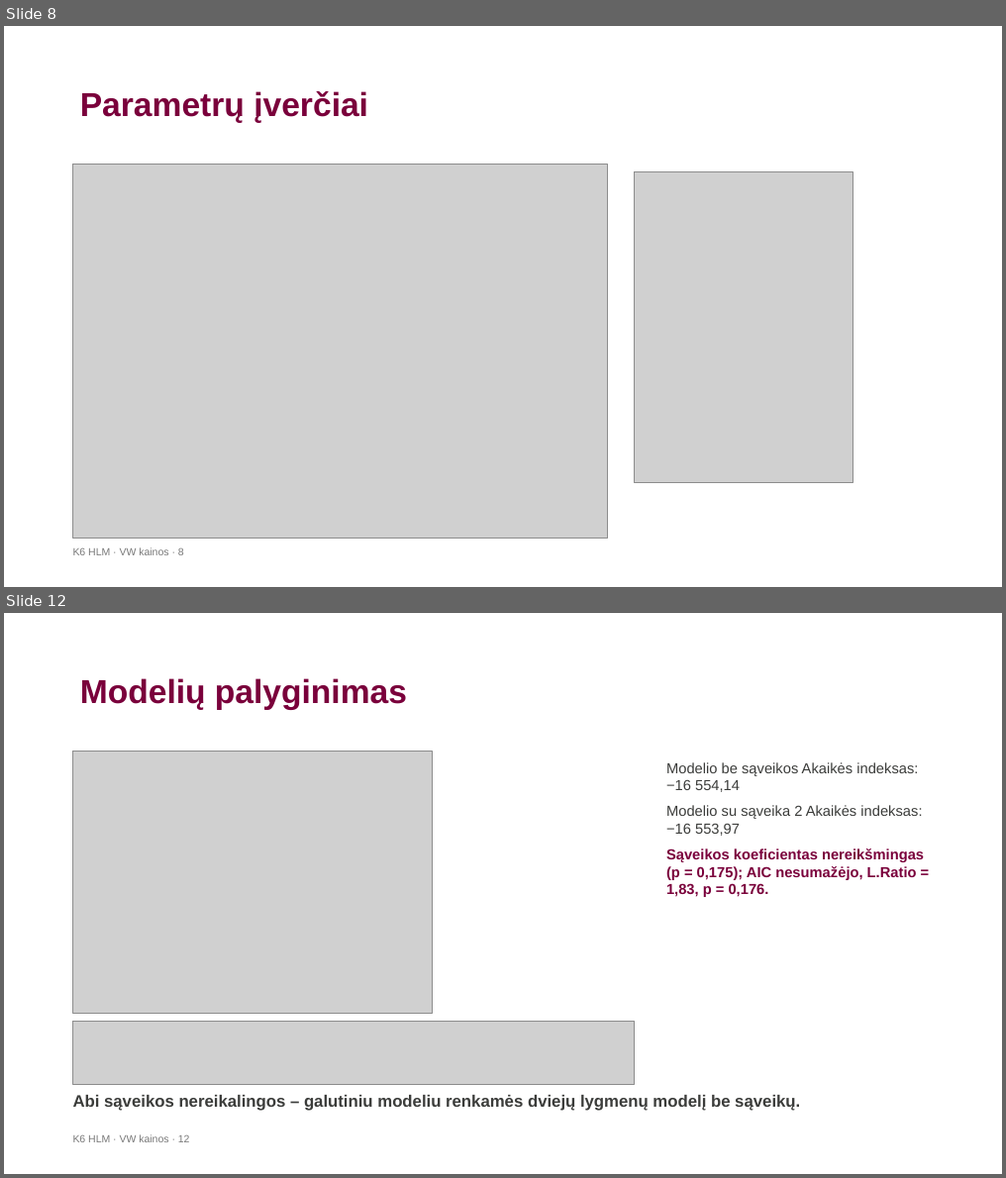
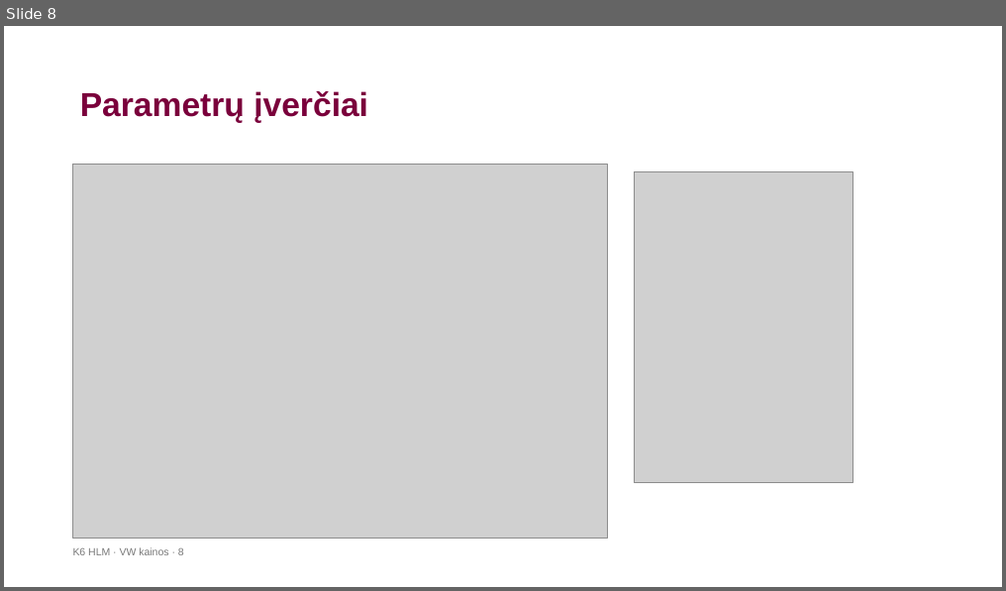
Before and after one commit to LidijaPu/K6, a slide deck: K6_HLM_VW_pristatymas-2.pptx. Shown one above the other, each under a label of ours: slides 8 and 12 before the commit, slide 8 after it; the slides between them are not shown. The pictures are 1006x1178 and 1006x591 pixels, drawn with LibreOffice and Linux fonts; fonts in the diff are those of the drawing; grey boxes stand for pictures; background and template pictures are left out. Boxes give left, top, right and bottom in pixels: in the first picture for what was removed or moved away, otherwise in the second. Text is boxed around its words. In the diff, an @@ line names an element or a change of style, - is before the commit and + after.

```diff
--- a/K6_HLM_VW_pristatymas-2.pptx
+++ b/K6_HLM_VW_pristatymas-2.pptx
@@ slide 12 removed at [4, 613, 1002, 1174], background #FFFFFF @@
@@ title removed at [80, 678, 407, 710] @@
-Modelių palyginimas
@@ picture removed at [73, 752, 432, 1014] @@
@@ text removed at [666, 762, 924, 897] @@
-Modelio be sąveikos Akaikės indeksas: −16 554,14
-Modelio su sąveika 2 Akaikės indeksas: −16 553,97
-Sąveikos koeficientas nereikšmingas (p = 0,175); AIC nesumažėjo, L.Ratio = 1,83, p = 0,176.
@@ picture removed at [73, 1021, 635, 1084] @@
@@ text removed at [73, 1095, 800, 1111] @@
-Abi sąveikos nereikalingos – galutiniu modeliu renkamės dviejų lygmenų modelį be sąveikų.
@@ text removed at [73, 1135, 190, 1143] @@
-K6 HLM · VW kainos · 12
```
Also in this commit, not shown: 6 slides changed, 1 slide added, 4 other slides removed, 4 other files.
